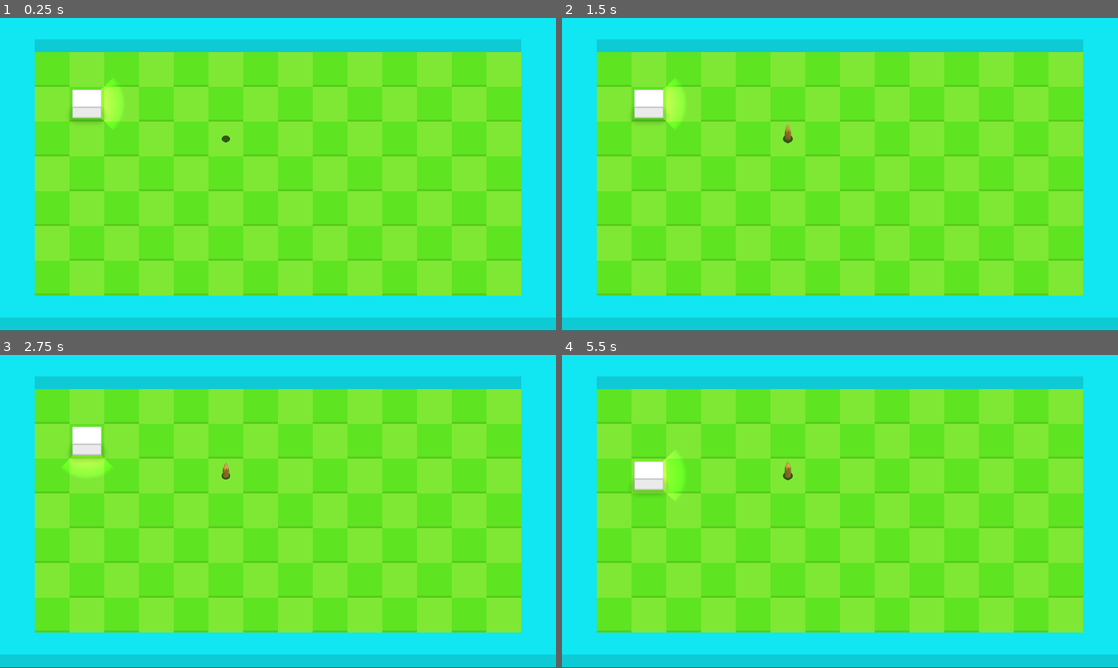
Above: before the commit, frames 1-4 (two rows, left to right).
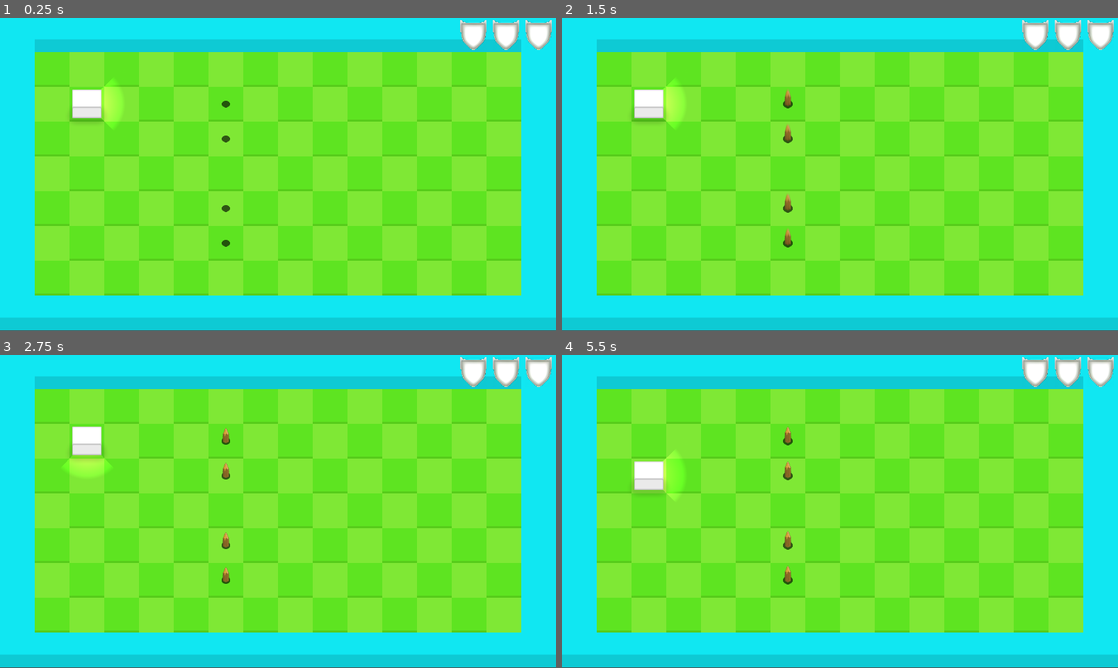
Above: after the commit, the same moments.

Repository: icsp-xp/Cubo
Game: Godot game, scene res://Scene/main.tscn
The game is run twice, just before and just after one commit, with the same random seed, the same clock (stepped at 60 frames per second) and the same inputs. The project has no main scene, so this scene is started directly.
Inputs:
- Up to frame 1 (0.25 s): no input
- Up to frame 2 (1.5 s): tap Enter at 0.5 s; hold D (destra) 0.53-1.28 s; hold A (sinistra) from 1.28 s (still down)
- Up to frame 3 (2.75 s): tap Space at 2 s; release A (sinistra) at 2.03 s; hold D (destra) from 2.03 s (still down)
- Up to frame 4 (5.5 s): tap Enter at 2.75, 4.25 s; release D (destra) at 2.78 s; hold Up (avanza) 2.78-3.53 s; tap Space at 3.5 s; hold A (sinistra) from 3.53 s (still down)

The runs differ from the first frame. In frame 1, 1.1% of the frame differs, in the area x 39-100%, y 0-74%; in frame 2, 1.2%; in frame 3, 1.2%; in frame 4, 1.2%.

Commit message:
aggiunta d'icone che mostrano a video gli scudi rimanenti del player

Diff:
--- /dev/null
+++ b/Scene/UI.gd
@@ -0,0 +1,18 @@
+extends Control #UI
+
+@onready var h_box_container = $MarginContainer/HBoxContainer as HBoxContainer
+
+var numero_icone_scudo : int
+
+
+func _ready() -> void:
+	numero_icone_scudo = h_box_container.get_child_count()
+
+
+func _on_player_danneggiato(scudo_rimanente: int) -> void:
+	if numero_icone_scudo > scudo_rimanente and h_box_container.get_child(scudo_rimanente).is_visible():
+		h_box_container.get_child(scudo_rimanente).set_visible(false)
+
+		# cambiare texture invece di fare scomparire
+		# fare una scene apposita per le immagini dello scudo in modo da rendere
+		# più semplice la gestione
--- /dev/null
+++ b/Scene/main.gd
@@ -0,0 +1,5 @@
+extends Node #main
+
+
+func _on_player_perso() -> void:
+	set_deferred("process_mode", PROCESS_MODE_DISABLED)
--- a/Scene/main.tscn
+++ b/Scene/main.tscn
@@ -1,11 +1,14 @@
-[gd_scene load_steps=18 format=3 uid="uid://ctb88ivhf3ib7"]
-
+[gd_scene load_steps=21 format=3 uid="uid://ctb88ivhf3ib7"]
+
+[ext_resource type="Script" path="res://Scene/main.gd" id="1_446vj"]
 [ext_resource type="Texture2D" uid="uid://bwpechusesgky" path="res://Assets/GroundTile.png" id="1_lngox"]
 [ext_resource type="Texture2D" uid="uid://d4fku0j1mqfiy" path="res://Assets/Muro.png" id="2_6u52h"]
 [ext_resource type="PackedScene" uid="uid://d288xrkdmpbre" path="res://Scene/player.tscn" id="2_op1tl"]
 [ext_resource type="PackedScene" uid="uid://ceedvsppgb5cr" path="res://Scene/paletti.tscn" id="4_ghi1e"]
 [ext_resource type="Script" path="res://Scene/Effetti.gd" id="5_f8k00"]
+[ext_resource type="Script" path="res://Scene/UI.gd" id="6_oobqf"]
 [ext_resource type="Script" path="res://Scene/Camera.gd" id="6_x3sab"]
+[ext_resource type="Texture2D" uid="uid://btomq8x00mwet" path="res://Assets/Scudo.png" id="7_y5l2y"]
 
 [sub_resource type="TileSetAtlasSource" id="TileSetAtlasSource_uq1cs"]
 resource_name = "Ground"
@@ -108,7 +111,7 @@
 "times": PackedFloat32Array(0, 0.05, 0.2),
 "transitions": PackedFloat32Array(0.5, 2, 1),
 "update": 0,
-"values": [Color(1, 0, 0, 0), Color(1, 0, 0, 0.509804), Color(1, 0, 0, 0)]
+"values": [Color(1, 0, 0, 0), Color(1, 0, 0, 0.392157), Color(1, 0, 0, 0)]
 }
 
 [sub_resource type="Animation" id="Animation_xm224"]
@@ -159,7 +162,7 @@
 tracks/0/loop_wrap = true
 tracks/0/keys = {
 "times": PackedFloat32Array(0, 0.05, 0.1, 0.15, 0.2, 0.25, 0.3),
-"transitions": PackedFloat32Array(0.1, 0.1, 0.1, 0.1, 0.1, 0.1, 1),
+"transitions": PackedFloat32Array(0, 0, 0, 0, 0, 0, 0),
 "update": 0,
 "values": [Vector2(0, 0), Vector2(0, 2), Vector2(2, 2), Vector2(0, -1), Vector2(-2, -2), Vector2(-1, 0), Vector2(0, 0)]
 }
@@ -171,6 +174,7 @@
 }
 
 [node name="Main" type="Node"]
+script = ExtResource("1_446vj")
 
 [node name="Node2D" type="Node2D" parent="."]
 metadata/_edit_lock_ = true
@@ -197,6 +201,15 @@
 [node name="Paletto" parent="Node2D" instance=ExtResource("4_ghi1e")]
 position = Vector2(520, 278)
 
+[node name="Paletto3" parent="Node2D" instance=ExtResource("4_ghi1e")]
+position = Vector2(520, 438)
+
+[node name="Paletto4" parent="Node2D" instance=ExtResource("4_ghi1e")]
+position = Vector2(520, 518)
+
+[node name="Paletto6" parent="Node2D" instance=ExtResource("4_ghi1e")]
+position = Vector2(520, 198)
+
 [node name="Effetti" type="Control" parent="."]
 z_index = 2
 layout_mode = 3
@@ -232,8 +245,40 @@
 anchor_bottom = 1.0
 grow_horizontal = 2
 grow_vertical = 2
+script = ExtResource("6_oobqf")
 metadata/_edit_lock_ = true
 metadata/_edit_group_ = true
+
+[node name="MarginContainer" type="MarginContainer" parent="UI"]
+layout_mode = 1
+anchors_preset = 10
+anchor_right = 1.0
+offset_bottom = 68.0
+grow_horizontal = 2
+theme_override_constants/margin_left = 5
+theme_override_constants/margin_top = 5
+theme_override_constants/margin_right = 10
+
+[node name="HBoxContainer" type="HBoxContainer" parent="UI/MarginContainer"]
+custom_minimum_size = Vector2(0, 32)
+layout_mode = 2
+theme_override_constants/separation = 15
+alignment = 2
+
+[node name="TextureRect" type="TextureRect" parent="UI/MarginContainer/HBoxContainer"]
+layout_mode = 2
+texture = ExtResource("7_y5l2y")
+stretch_mode = 2
+
+[node name="TextureRect2" type="TextureRect" parent="UI/MarginContainer/HBoxContainer"]
+layout_mode = 2
+texture = ExtResource("7_y5l2y")
+stretch_mode = 2
+
+[node name="TextureRect3" type="TextureRect" parent="UI/MarginContainer/HBoxContainer"]
+layout_mode = 2
+texture = ExtResource("7_y5l2y")
+stretch_mode = 2
 
 [node name="Camera2D" type="Camera2D" parent="."]
 anchor_mode = 0
@@ -247,4 +292,6 @@
 }
 
 [connection signal="danneggiato" from="Node2D/Player" to="Effetti" method="_on_player_danneggiato"]
+[connection signal="danneggiato" from="Node2D/Player" to="UI" method="_on_player_danneggiato"]
 [connection signal="danneggiato" from="Node2D/Player" to="Camera2D" method="_on_player_danneggiato"]
+[connection signal="perso" from="Node2D/Player" to="." method="_on_player_perso"]
--- a/Script/player.gd
+++ b/Script/player.gd
@@ -1,6 +1,7 @@
 extends Area2D # Player
 
 signal danneggiato(scudo_rimanente: int)
+signal perso()
 
 @export_category("Movimento")
 @export var dimensione_celle : int = 64
@@ -95,13 +96,14 @@
 	if area.is_in_group("danneggia"):
 		if scudo > 0:
 			scudo -= 1
-			emit_signal("danneggiato", scudo)
+		else:
+			emit_signal("perso")
 
-			# -invulnerabilità player-
-			collision_shape_2d.call_deferred("set_disabled", true)
-			# TODO play scudo in
-			await get_tree().create_timer(tempo_invulnerabilita).timeout
-			# TODO play scudo out
-			collision_shape_2d.call_deferred("set_disabled", false)
-		else:
-			print("perso")
+		emit_signal("danneggiato", scudo)
+
+		# -invulnerabilità player-
+		collision_shape_2d.call_deferred("set_disabled", true)
+		# TODO play scudo in
+		await get_tree().create_timer(tempo_invulnerabilita).timeout
+		# TODO play scudo out
+		collision_shape_2d.call_deferred("set_disabled", false)
Binary file added: Assets/Scudo.png
Not shown, added: Assets/Scudo.png.import
